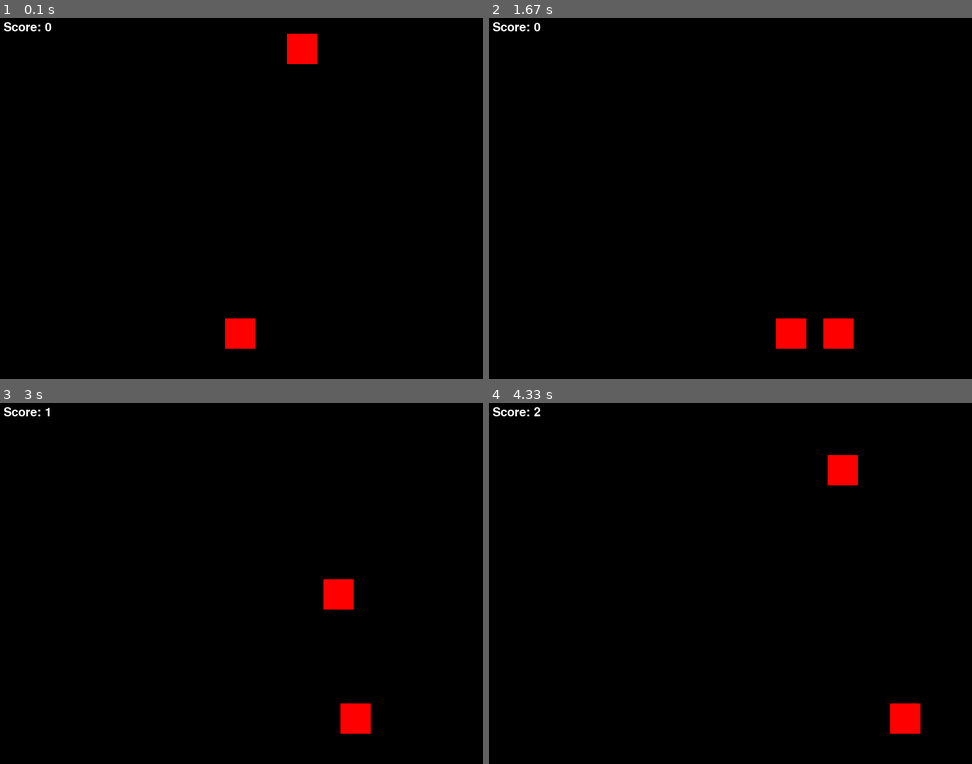
Above: before the commit, frames 1-4 (two rows, left to right).
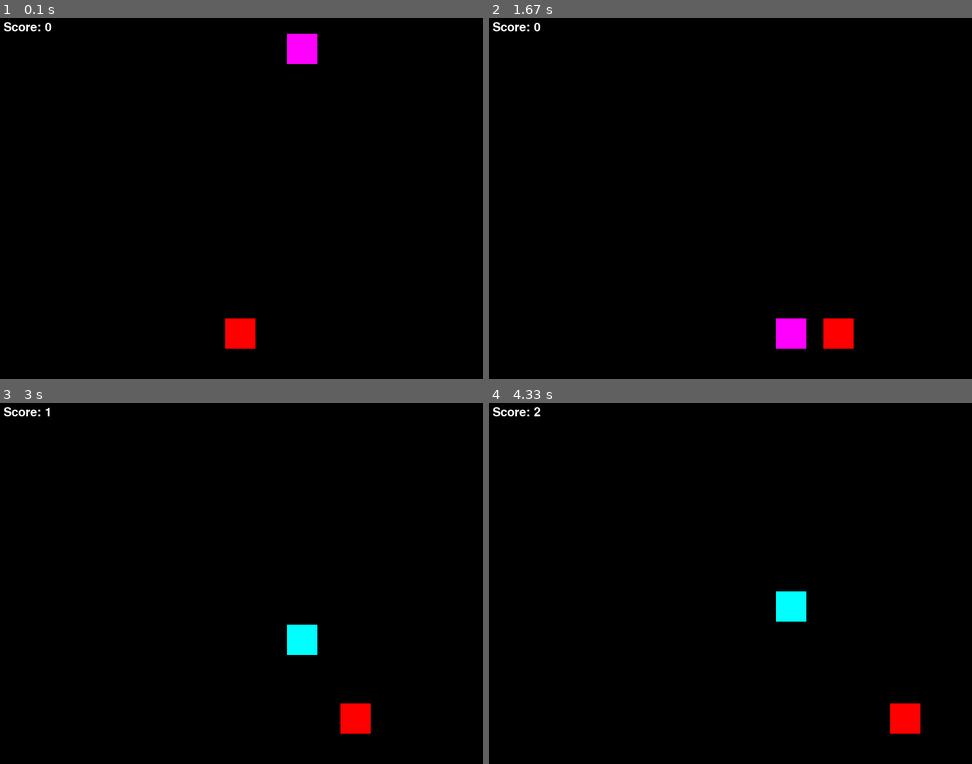
Above: after the commit, the same moments.

Repository: StuoodJ/FlyingShooter
Game: pygame game, started from Blockgrabber.py
The game is run twice, just before and just after one commit, with the same random seed, the same clock (stepped at 60 frames per second) and the same inputs.
Inputs:
- Up to frame 1 (0.1 s): no input
- Up to frame 2 (1.67 s): hold Right 0.33-0.8 s; hold Right 0.83-1.3 s; hold Left from 1.33 s (still down)
- Up to frame 3 (3 s): release Left at 1.87 s; hold Left 1.9-2.3 s; hold Right 2.33-2.97 s
- Up to frame 4 (4.33 s): hold Left 3-3.47 s; hold Right 3.5-3.97 s; hold Right from 4 s (still down)

The runs differ from the first frame. In frame 1, 0.5% of the frame differs, in the area x 59-66%, y 4-13%; in frame 2, 0.5%; in frame 3, 1.1%, in the area x 59-74%, y 48-70%; in frame 4, 1.1%.

Commit message:
halfworking

Diff:
--- a/Blockgrabber.py
+++ b/Blockgrabber.py
@@ -4,7 +4,7 @@
 pygame.init()
 width = 800
 height = 600
-game_display = pygame.display.set_mode((width, height))
+game_display = pygame.display.set_mode((width, height), 0, 400)
 pygame.display.set_caption('Color Match')
 clock = pygame.time.Clock()
 white = (255, 255, 255)
@@ -17,7 +17,31 @@
 object_x = random.randint(0, width - object_size)
 object_y = 0
 object_speed = 5
-object_color = (255, 0, 0)
+randR = random.randint(0, 255)
+if randR > 122.5:
+    randR=255
+elif randR < 122.5:
+    randR=0
+
+if randR == 0:
+    randG=random.randint(0, 255)
+    if randG > 122.5:
+        randG=255
+    elif randG < 122.5:
+        randG=0
+else:
+    randG=0
+
+if randG==0:
+    randB=random.randint(0, 255)
+    if randB > 122.5:
+        randB=255
+    elif randB < 122.5:
+        randB=0
+R = randR
+G = randG
+B = randB
+object_color = (R, G, B)
 score = 0
 font = pygame.font.SysFont(None, 30)
 def display_score(score):
@@ -48,7 +72,37 @@
         or player_y < object_y + object_size < player_y + player_size
     ):
         score += 1
-        object_x = random.randint(0, width - object_size)
+        object_y = 0
+
+
+        randR = random.randint(0, 255)
+        if randR > 122.5:
+            randR=255
+        elif randR < 122.5:
+            randR=0
+
+        if randR == 0:
+            randG=random.randint(0, 255)
+        if randG > 122.5:
+            randG=255
+        elif randG < 122.5:
+            randG=0
+        else:
+            randG=0
+        if randG==0:
+            randB=random.randint(0, 255)
+        if randB > 122.5:
+            randB=255
+        elif randB < 122.5:
+            randB=0
+    R = randR
+    G = randG
+    B = randB
+    object_color = (R, G, B)
+
+
+
+    #object_x = random.randint(0, width - object_size)
 
 
 
